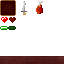
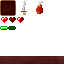
Comparing the layer stacks of the two 64x64 images. Changes:
painted on "Vložená vrstva" over bbox(17, 17, 24, 23)
